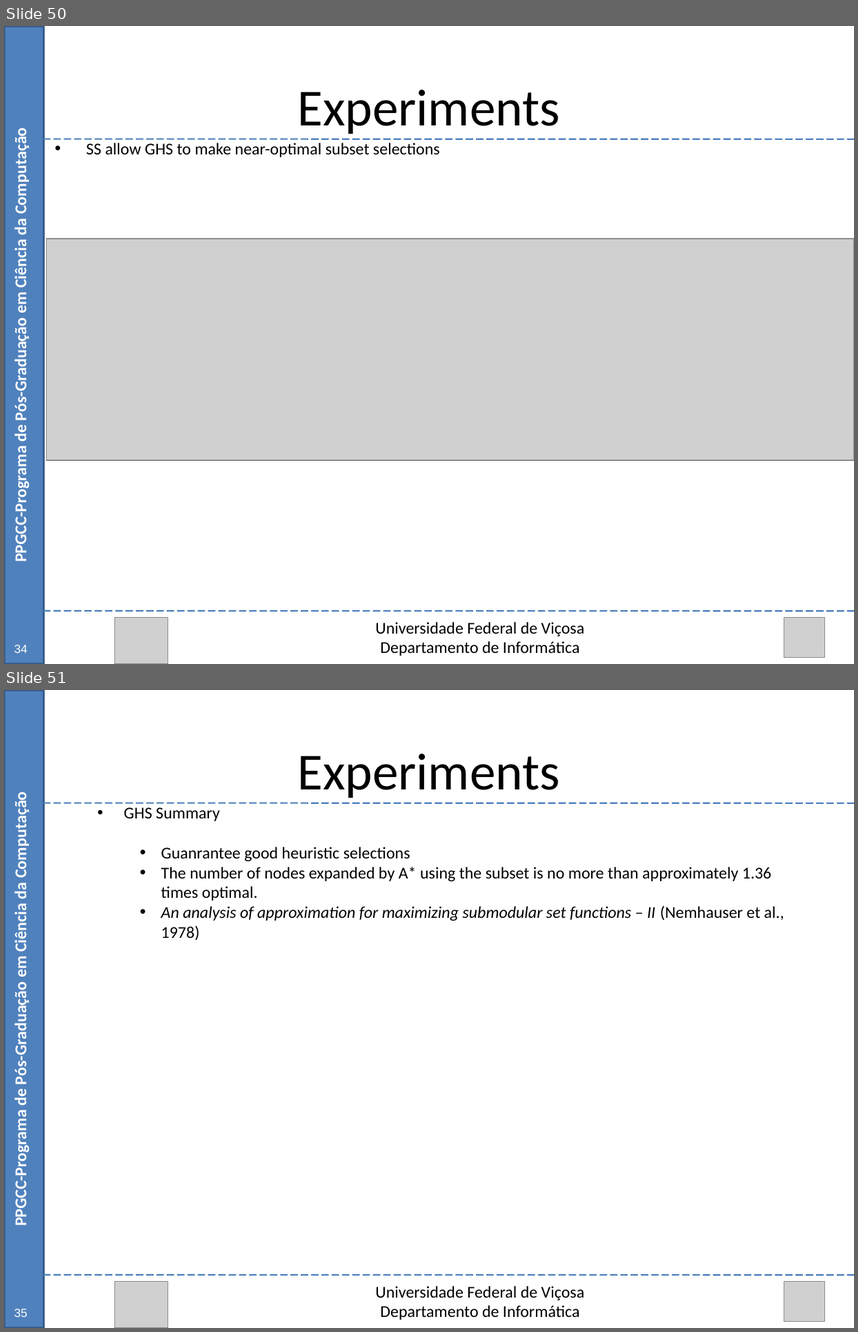
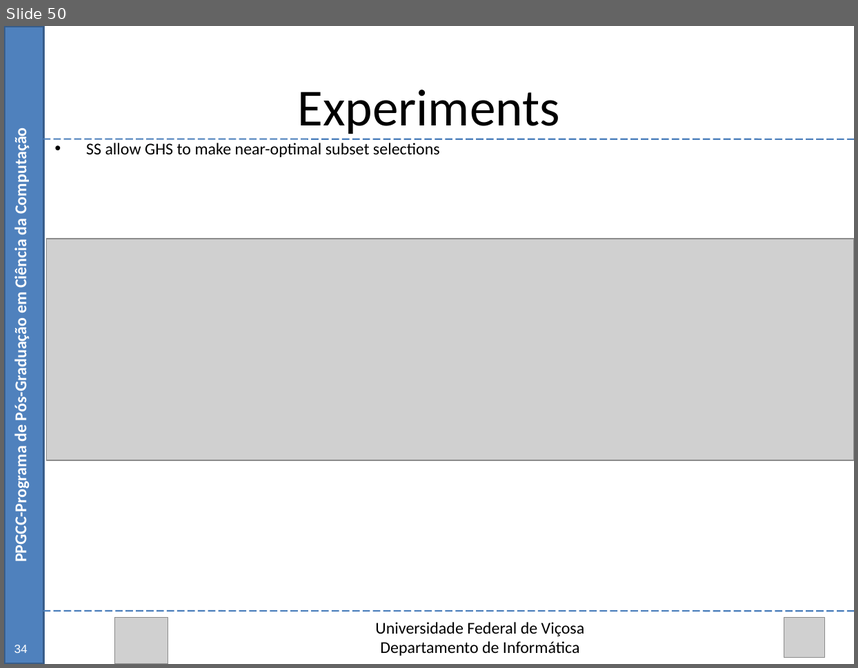
Before and after one commit to Marvinsky/research-marvin, a slide deck: latex/odp/selection heuristics.odp. Shown one above the other, each under a label of ours: slides 50 and 51 before the commit, slide 50 after it. The pictures are 858x1332 and 858x668 pixels, drawn with LibreOffice and Linux fonts; fonts in the diff are those of the drawing; grey boxes stand for pictures. Boxes give left, top, right and bottom in pixels: in the first picture for what was removed or moved away, otherwise in the second. Text is boxed around its words. In the diff, an @@ line names an element or a change of style, - is before the commit and + after.

```diff
--- a/latex/odp/selection heuristics.odp
+++ b/latex/odp/selection heuristics.odp
@@ slide 51 removed at box(4, 690, 854, 1328), background #FFFFFF @@
@@ rectangle removed at box(4, 690, 44, 1328) @@
@@ text removed at box(297, 753, 560, 798) @@
-Experiments
@@ text removed at box(10, 800, 30, 1223) @@
-PPGCC-Programa de Pós-Graduação em Ciência da Computação
@@ line removed from (44, 803) to (854, 803) @@
@@ text removed at box(124, 807, 784, 940) @@
-  • GHS Summary
-    • Guanrantee good heuristic selections
-    • The number of nodes expanded by A* using the subset is no more than approximately 1.36 times optimal.
-    • An analysis of approximation for maximizing submodular set functions – II (Nemhauser et al., 1978)
@@ line removed from (44, 1275) to (854, 1275) @@
@@ picture removed at box(114, 1281, 168, 1328) @@
@@ text removed at box(375, 1285, 585, 1319) @@
-Universidade Federal de Viçosa
-Departamento de Informática
@@ picture removed at box(784, 1281, 824, 1321) @@
@@ text removed at box(14, 1308, 27, 1317) @@
-35
```
Also in this commit, not shown: 5 slides changed, 45 other files.
